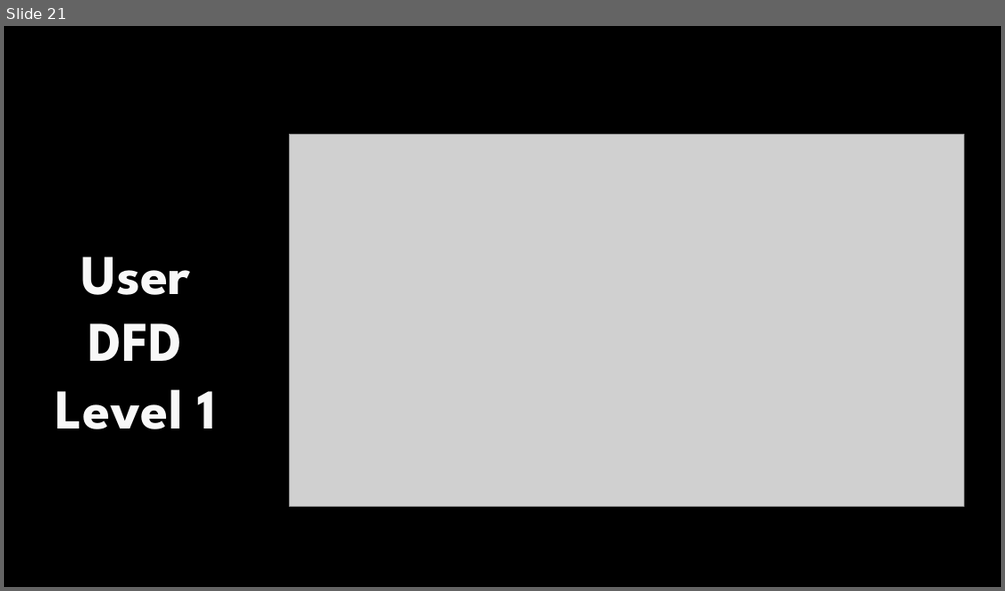
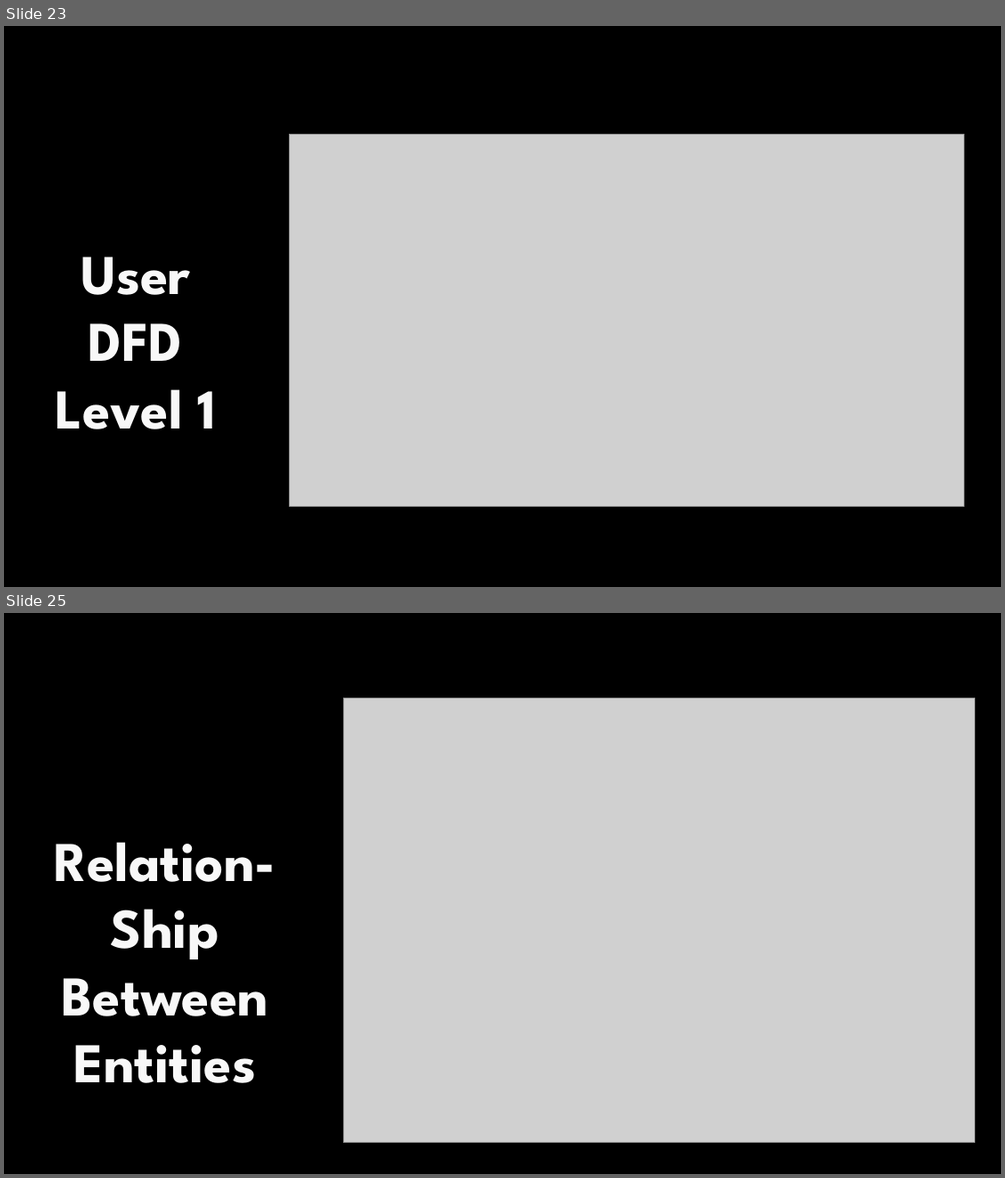
Before and after one commit to lalitgiri/Angular_Practice_Program, a slide deck: Ecommerce-Project/report data/project ppt.pptx. Shown one above the other, each under a label of ours: slide 21 before the commit, slides 23 and 25 after it; the slides between them are not shown. The pictures are 1005x591 and 1005x1178 pixels, drawn with LibreOffice and Linux fonts; fonts in the diff are those of the drawing; grey boxes stand for pictures; background and template pictures are left out. Boxes give left, top, right and bottom in pixels: in the first picture for what was removed or moved away, otherwise in the second. Text is boxed around its words. In the diff, an @@ line names an element or a change of style, - is before the commit and + after.

```diff
--- a/Ecommerce-Project/report data/project ppt.pptx
+++ b/Ecommerce-Project/report data/project ppt.pptx
@@ slide 25 added at <box>4,613,1001,1174</box>, background #000000 @@
@@ picture added at <box>343,698,975,1143</box> @@
@@ text added at <box>54,842,276,1083</box>, 54 pt, text pattern #DADADA on #F8F8F8, bold @@
+Relation-Ship
+Between Entities
@@ what was slide 21 is now slide 23 @@
```
Also in this commit, not shown: 4 slides changed, 17 other slides added, 23 other files.
